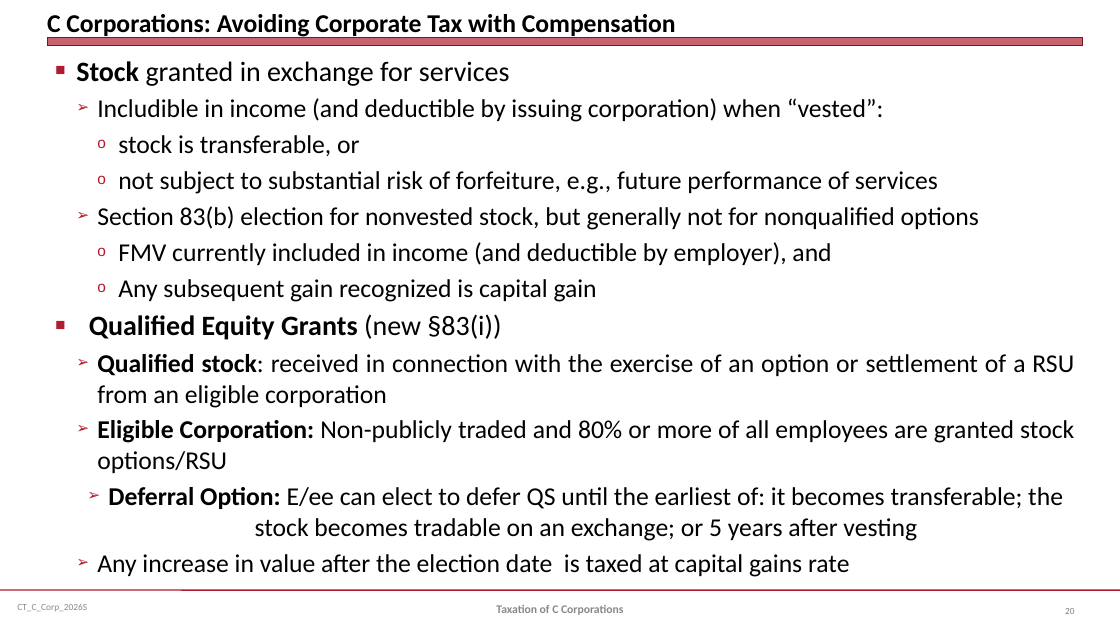
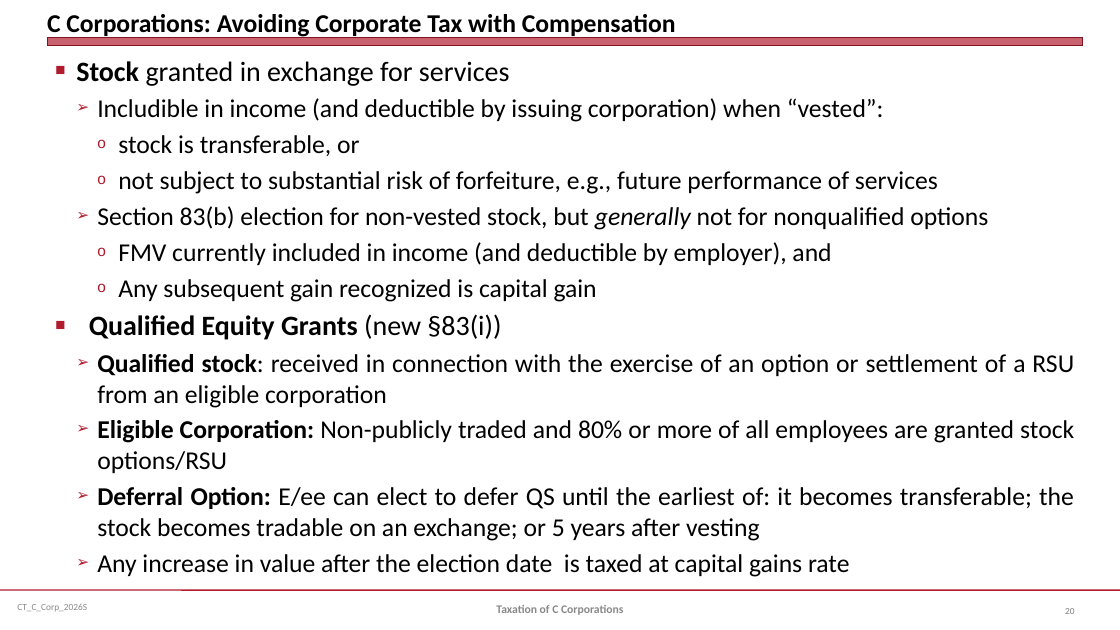
Before and after one commit to jmc877/Corporate-Tax, a slide deck: slide 20 of slides/CT_C_Corp_2026S.pptx. Drawn at 1120x630 pixels with LibreOffice and Linux fonts; fonts in the diff are those of the drawing. Boxes give left, top, right and bottom in pixels: in the first picture for what was removed or moved away, otherwise in the second. Text is boxed around its words. In the diff, an @@ line names an element or a change of style, - is before the commit and + after.

```diff
--- a/slides/CT_C_Corp_2026S.pptx
+++ b/slides/CT_C_Corp_2026S.pptx
@@ text at (97,206,988,230): text changed @@
-  ➢ Section 83(b) election for nonvested stock, but generally not for nonqualified options
+  ➢ Section 83(b) election for non-vested stock, but generally not for nonqualified options
@@ text at (97,487,1074,541): alignment centre to justified @@
```
Also in this commit, not shown: 18 other slides changed, 1 slide added, 1 slide removed, 2 other files.
